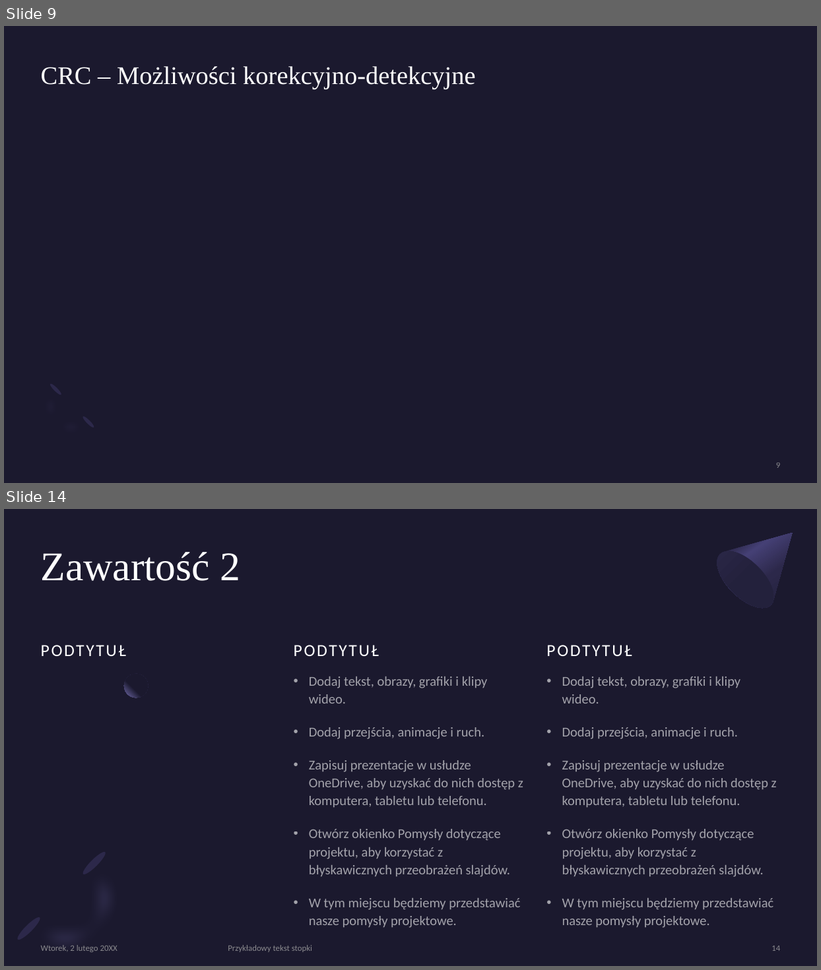
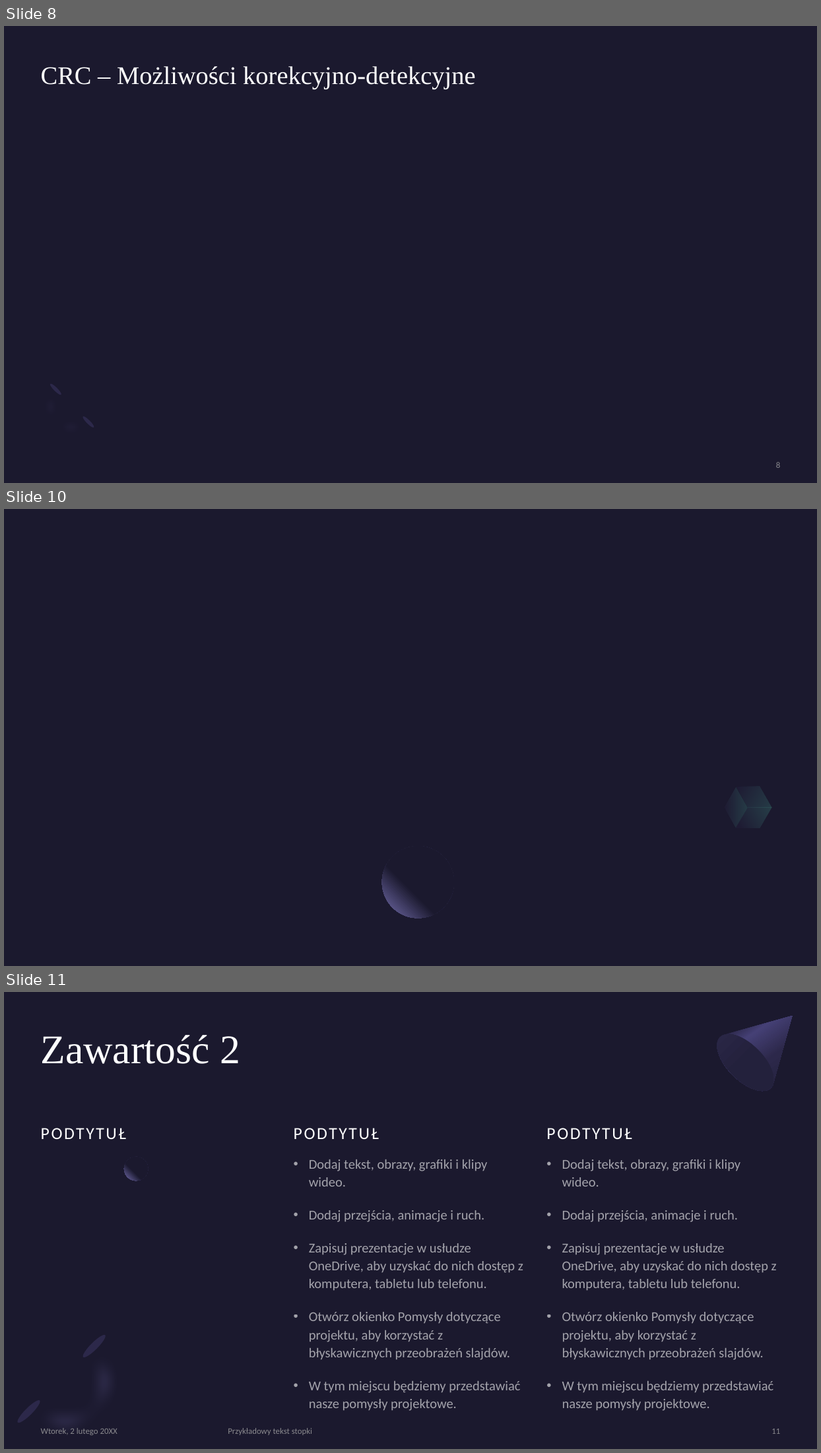
Before and after one commit to Kindly000/kik_project_CRC32, a slide deck: Implementacja kodu wielomianowego CRC-32 – IEEE 802-3.pptx. Shown one above the other, each under a label of ours: slides 9 and 14 before the commit, slides 8, 10 and 11 after it; the slides between them are not shown. The pictures are 821x970 and 821x1453 pixels, drawn with LibreOffice and Linux fonts; fonts in the diff are those of the drawing; grey boxes stand for pictures. Boxes give left, top, right and bottom in pixels: in the first picture for what was removed or moved away, otherwise in the second. Text is boxed around its words. In the diff, an @@ line names an element or a change of style, - is before the commit and + after.

```diff
--- a/Implementacja kodu wielomianowego CRC-32 – IEEE 802-3.pptx
+++ b/Implementacja kodu wielomianowego CRC-32 – IEEE 802-3.pptx
@@ slide 10 added at <box>4,509,817,966</box>, background #1B192E @@
@@ freeform shape added at <box>730,776,778,819</box>, fill gradient #2C284A to #5BEFC1 @@
@@ freeform shape added at <box>719,787,754,828</box>, fill gradient #2C284A to #5BEFC1 @@
@@ freeform shape added at <box>736,797,772,839</box>, fill gradient #2C284A to #5BEFC1 @@
@@ ellipse added at <box>382,846,454,918</box>, fill gradient #1B192E to #7771B2 @@
@@ what was slide 9 is now slide 8 @@
@@ what was slide 14 is now slide 11 @@
@@ page number at <box>772,1429,780,1434</box>: text changed @@
-14
+11
```
Also in this commit, not shown: 1 slide changed, 2 other slides added, 6 slides removed.
